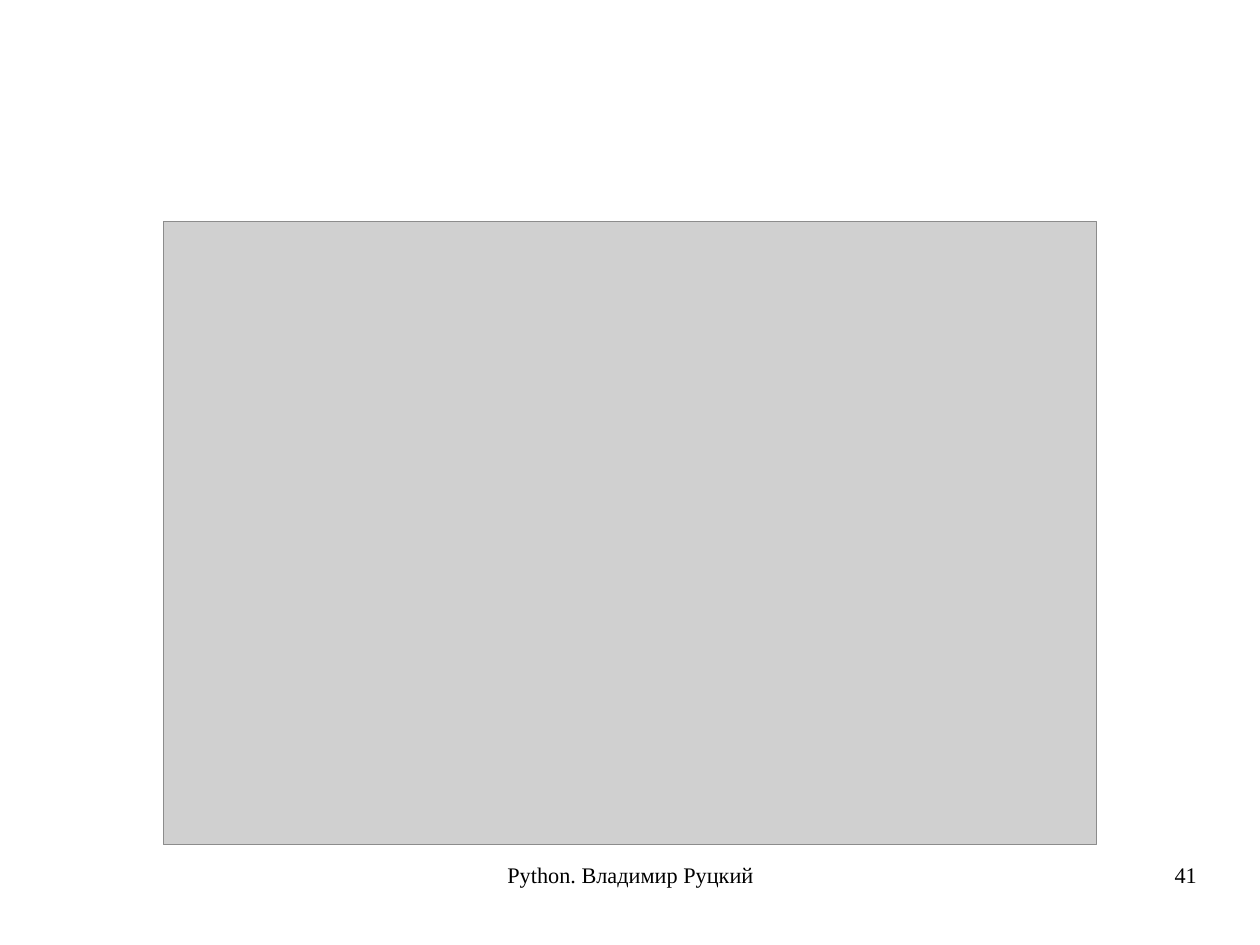
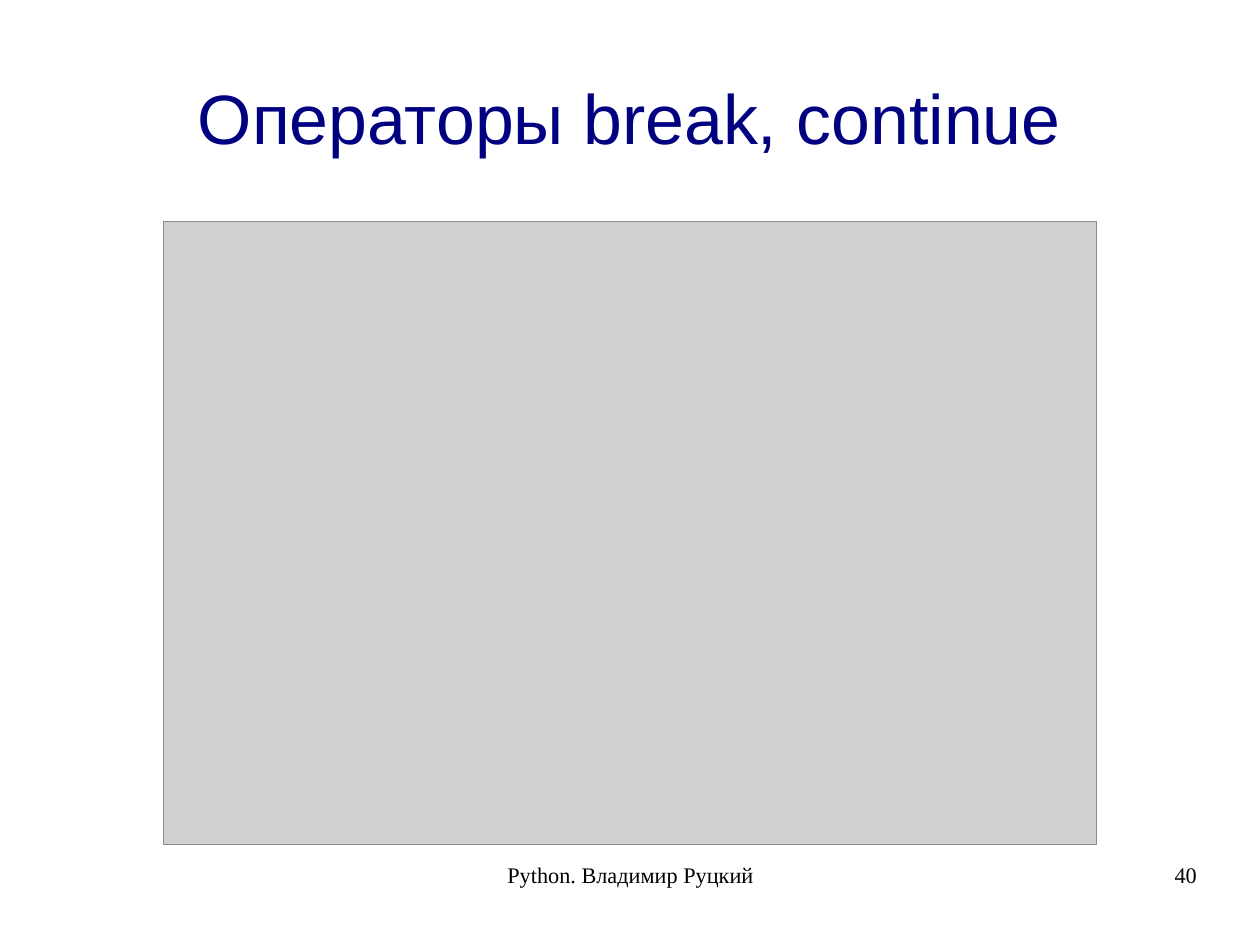
Before and after one commit to rutsky/python-course, a slide deck: slide 40 of 00_introduction.odp (slide 41 before the commit). Drawn at 1260x945 pixels with LibreOffice and Linux fonts; fonts in the diff are those of the drawing; grey boxes stand for pictures. Boxes give left, top, right and bottom in pixels: in the first picture for what was removed or moved away, otherwise in the second. Text is boxed around its words. In the diff, an @@ line names an element or a change of style, - is before the commit and + after.

```diff
--- a/00_introduction.odp
+++ b/00_introduction.odp
@@ title added at box(198, 93, 1061, 157), 44 pt, text #000080 @@
+Операторы break, continue
@@ page number at box(1175, 868, 1197, 884): text changed @@
-41
+40
```
Also in this commit, not shown: 20 other slides changed, 2 slides added, 1 slide removed.
